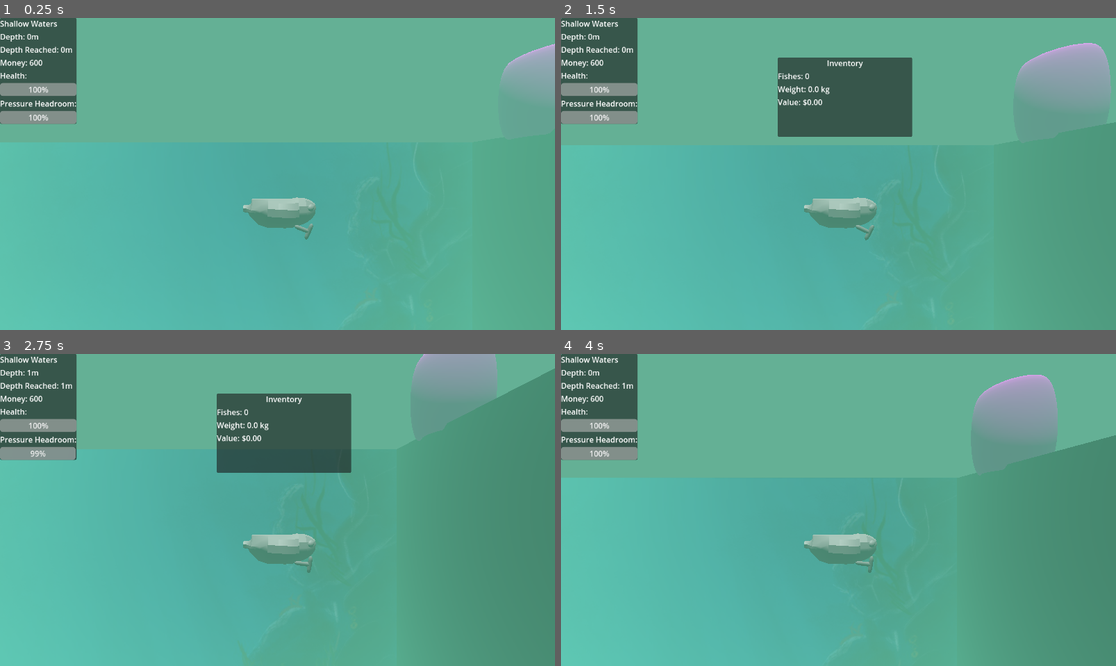
Above: before the commit, frames 1-4 (two rows, left to right).
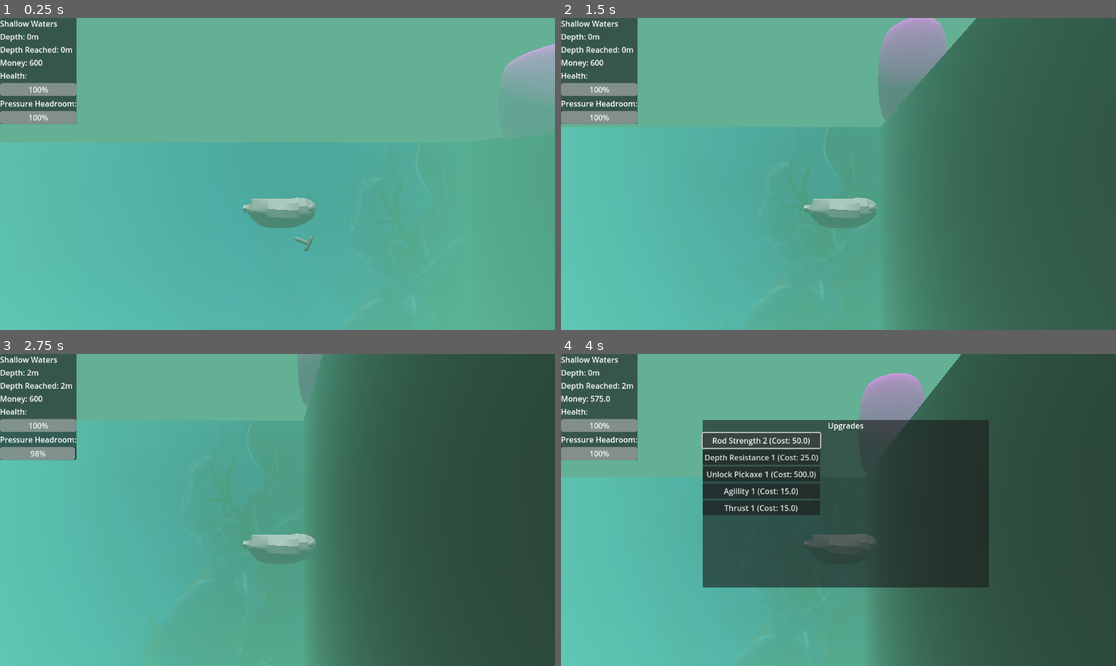
Above: after the commit, the same moments.

Repository: manusfishy/too-fishy
Game: Godot game, scene res://scenes/main_scene.tscn
The game is run twice, just before and just after one commit, with the same random seed, the same clock (stepped at 60 frames per second) and the same inputs.
Inputs (mouse positions are in pixels of both pictures, inside the frame that each line leads up to):
- Up to frame 1 (0.25 s): no input
- Up to frame 2 (1.5 s): move the mouse to (960, 158) at 0.52 s; hold Right (move_right) 0.53-1.28 s; tap Tab (inv_toggle) at 0.6 s; click (960, 158) at 0.67 s; move the mouse to (727, 189) at 1.27 s; hold Down (move_down) from 1.28 s (still down); tap Space (swing_pickaxe) at 1.35 s
- Up to frame 3 (2.75 s): move the mouse to (333, 441) at 2.02 s; release Down (move_down) at 2.03 s; hold Right (move_right) from 2.03 s (still down); click (333, 441) at 2.1 s
- Up to frame 4 (4 s): move the mouse to (810, 572) at 2.77 s; release Right (move_right) at 2.78 s; hold Up (move_up) 2.78-3.5 s; tap Tab (inv_toggle) at 2.85 s; click (810, 572) at 2.92 s; click (760, 441) at 3.5 s, where only the run after the commit has a clickable "Rod Strength 1 (Cost: 25.0)"

The runs differ from the first frame. In frame 1, 0.1% of the frame differs, in the area x 53-57%, y 65-75%; in frame 2, 48%; in frame 3, 49%; in frame 4, 59%, in the area x 0-100%, y 0-100%.

Commit message:
added boss spawning and dialog

Diff:
--- a/project.godot
+++ b/project.godot
@@ -20,6 +20,7 @@
 GameState="*res://scripts/game_state.gd"
 Strings="*res://scripts/strings.gd"
 FishesConfig="*res://scripts/fishes_config.gd"
+Boss="*res://scripts/boss.gd"
 
 [editor]
 
--- /dev/null
+++ b/scenes/boss.tscn
@@ -0,0 +1,15 @@
+[gd_scene load_steps=3 format=3 uid="uid://d0ykw70micab6"]
+
+[sub_resource type="CapsuleMesh" id="CapsuleMesh_6wevv"]
+
+[sub_resource type="CapsuleShape3D" id="CapsuleShape3D_6wevv"]
+
+[node name="Boss" type="CharacterBody3D"]
+
+[node name="Pivot" type="Node3D" parent="."]
+
+[node name="Placeholder" type="MeshInstance3D" parent="Pivot"]
+mesh = SubResource("CapsuleMesh_6wevv")
+
+[node name="CollisionShape3D" type="CollisionShape3D" parent="."]
+shape = SubResource("CapsuleShape3D_6wevv")
--- a/scenes/main_scene.tscn
+++ b/scenes/main_scene.tscn
@@ -1,15 +1,17 @@
-[gd_scene load_steps=15 format=3 uid="uid://vg72e433ggrx"]
+[gd_scene load_steps=17 format=3 uid="uid://vg72e433ggrx"]
 
 [ext_resource type="Material" uid="uid://c5n8hh7lc1h4b" path="res://materials/base_material_3d.tres" id="2_pu3yx"]
 [ext_resource type="Script" uid="uid://co3y5aldsk5jh" path="res://scripts/level.gd" id="3_c16ls"]
 [ext_resource type="Texture2D" uid="uid://b0r6xam3j6ui2" path="res://textures/background_beginning.jpg" id="4_c1pb6"]
 [ext_resource type="PackedScene" uid="uid://xqds4eqa4fys" path="res://scenes/section.tscn" id="4_gubc5"]
-[ext_resource type="PackedScene" uid="uid://durrtmu3i450r" path="res://scenes/player.tscn" id="4_pu3yx"]
+[ext_resource type="PackedScene" uid="uid://sb2ta2ym3x84" path="res://scenes/player.tscn" id="4_pu3yx"]
 [ext_resource type="PackedScene" uid="uid://bekjel2ayhsva" path="res://scenes/level_barrier.tscn" id="5_rt2n2"]
 [ext_resource type="Script" uid="uid://cldevqp1odjtl" path="res://scripts/hud.gd" id="7_c16ls"]
 [ext_resource type="PackedScene" uid="uid://bip40vv31g12d" path="res://scenes/inventory/inv_ui.tscn" id="9_c1pb6"]
 [ext_resource type="Script" uid="uid://cau06s0ctjwx8" path="res://scripts/upgrades.gd" id="10_6wevv"]
-[ext_resource type="Script" path="res://scripts/death_screen.gd" id="10_e1cbu"]
+[ext_resource type="Script" uid="uid://dhv52dohn5s4r" path="res://scripts/death_screen.gd" id="10_e1cbu"]
+[ext_resource type="PackedScene" uid="uid://d0ykw70micab6" path="res://scenes/boss.tscn" id="11_e1cbu"]
+[ext_resource type="Script" uid="uid://dx1hxd4wnymb1" path="res://scripts/boss_dialog_ui.gd" id="12_mngbo"]
 
 [sub_resource type="QuadMesh" id="QuadMesh_c16ls"]
 
@@ -32,6 +34,7 @@
 section = ExtResource("4_gubc5")
 level_wrapper = NodePath(".")
 player = NodePath("../CharacterBody3D")
+boss = ExtResource("11_e1cbu")
 sectionHeight = 25.0
 preloadSectionsCount = 2
 
@@ -39,7 +42,7 @@
 transform = Transform3D(1, 0, 0, 0, 1, 0, 0, 0, 1, 0, -10, 0)
 
 [node name="Background" type="MeshInstance3D" parent="Level/StartSection"]
-transform = Transform3D(28.7793, 0, 0, 0, 25, 0, 0, 0, 1, -14.9077, 0, -3.00963)
+transform = Transform3D(29.0106, 0, 0, 0, 25, 0, 0, 0, 1, -14.9077, 0, -3.00963)
 mesh = SubResource("QuadMesh_c16ls")
 skeleton = NodePath("../../..")
 surface_material_override/0 = SubResource("StandardMaterial3D_6wevv")
@@ -151,3 +154,27 @@
 layout_mode = 2
 text = "Respawn
 "
+
+[node name="BossDialog" type="PanelContainer" parent="UI"]
+layout_mode = 0
+offset_left = 295.0
+offset_top = 237.0
+offset_right = 888.0
+offset_bottom = 351.0
+script = ExtResource("12_mngbo")
+
+[node name="VBoxContainer" type="VBoxContainer" parent="UI/BossDialog"]
+layout_mode = 2
+
+[node name="NameLabel" type="Label" parent="UI/BossDialog/VBoxContainer"]
+layout_mode = 2
+text = "Blobfish:"
+
+[node name="MessageLabel" type="Label" parent="UI/BossDialog/VBoxContainer"]
+layout_mode = 2
+text = "Oh nooo, you died!
+Anyways... Lets keep going - we don't have all day!"
+
+[node name="ContinueButton" type="Button" parent="UI/BossDialog/VBoxContainer"]
+layout_mode = 2
+text = "Continue"
--- a/scenes/player.tscn
+++ b/scenes/player.tscn
@@ -51,6 +51,7 @@
 can_sleep = false
 lock_rotation = true
 freeze_mode = 1
+script = null
 
 [node name="HarpoonRay" type="RayCast3D" parent="."]
 transform = Transform3D(0.0432183, -0.999066, 0, 0.999066, 0.0432183, 0, 0, 0, 1, 0.84911, 0.396061, 0)
--- /dev/null
+++ b/scripts/boss.gd
@@ -0,0 +1,10 @@
+extends Node
+var boss_spawned = false
+var boss_spawn_height = 25
+
+var boss_dialog_lines = {
+	0:["Hahaha, I got your friend, looser!", "You better not attack me or he dies!"]
+	}
+var boss_dialog_displayed
+var boss_dialog_section = 0
+var boss_dialog_index = 0
--- /dev/null
+++ b/scripts/boss_dialog_ui.gd
@@ -0,0 +1,19 @@
+extends PanelContainer
+
+func _ready() -> void:
+	$VBoxContainer/ContinueButton.pressed.connect(func ():
+		if Boss.boss_dialog_index <  len(Boss.boss_dialog_lines[Boss.boss_dialog_section]) -1:
+			Boss.boss_dialog_index += 1
+		else:
+			Boss.boss_dialog_displayed = false
+			Boss.boss_dialog_section += 1
+			Boss.boss_dialog_index = 0
+			GameState.paused = false
+		)
+
+func _process(delta: float) -> void:
+	if Boss.boss_dialog_displayed:
+		$VBoxContainer/MessageLabel.text = Boss.boss_dialog_lines[Boss.boss_dialog_section][Boss.boss_dialog_index]
+		visible = true
+	else:
+		visible = false
--- a/scripts/death_screen.gd
+++ b/scripts/death_screen.gd
@@ -7,4 +7,7 @@
 		visible = false
 
 func _ready() -> void:
-	$VBoxContainer/Button.pressed.connect(func (): GameState.death_screen = false)
+	$VBoxContainer/Button.pressed.connect(func ():
+		GameState.death_screen = false
+		GameState.paused = false
+	)
--- a/scripts/game_state.gd
+++ b/scripts/game_state.gd
@@ -46,6 +46,7 @@
 var health = 100.0
 var headroom = 0
 var death_screen = false
+var paused = false
 
 var inventory: Inv = Inv.new()
 
--- a/scripts/level.gd
+++ b/scripts/level.gd
@@ -3,6 +3,7 @@
 @export var section: PackedScene
 @export var level_wrapper: Node3D
 @export var player: CharacterBody3D
+@export var boss: PackedScene
 
 @export var sectionHeight: float
 @export var preloadSectionsCount: int
@@ -14,8 +15,11 @@
 	snappedDepth = snapped(player.position.y, 1) * -1
 	if player.position.y < (lastSpawned):
 		spawnNewSection(lastSpawned - sectionHeight)
+	if GameState.maxDepthReached > Boss.boss_spawn_height && Boss.boss_spawned == false:
+		var boss_spawn_loc = (GameState.maxDepthReached * -1) - 25
+		spawnBoss(boss_spawn_loc)
 
-func spawnNewSection(position):
+func spawnNewSection(position: float):
 	var newSection = section.instantiate()
 	newSection.position.y = position
 	lastSpawned = position
@@ -23,3 +27,14 @@
 	if position <= -50:
 		newSection.setDepth(position * -1)
 	add_child(newSection)
+
+func spawnBoss(position: float):
+	print("Spawn boss", position)
+	var spawned_boss = boss.instantiate()
+	spawned_boss.position.y = position
+	spawned_boss.position.z = 0.33
+	spawned_boss.position.x = -5
+	add_child(spawned_boss)
+	Boss.boss_spawned = true
+	Boss.boss_dialog_displayed = true
+	GameState.paused = true
--- a/scripts/player.gd
+++ b/scripts/player.gd
@@ -59,6 +59,8 @@
 
 	target_velocity.z = 0
 	velocity = target_velocity
+	if GameState.paused:
+		velocity = Vector3.ZERO
 	move_and_slide()
 
 
@@ -84,7 +86,6 @@
 func onDock():
 	GameState.inventory.sellItems()
 	print("docked")
-
 func shoot_harpoon():
 	# Instance the harpoon
 	var harpoon = harpoon_scene.instantiate()
@@ -132,5 +133,6 @@
 	if GameState.health <= 0:
 		GameState.death_screen = true
 		GameState.inventory.items.clear()
+		GameState.paused = true
 		GameState.health = 100
 		position = Vector3(-8, 0, 0.33)
Not shown, added: scripts/boss.gd.uid
Not shown, added: scripts/boss_dialog_ui.gd.uid
